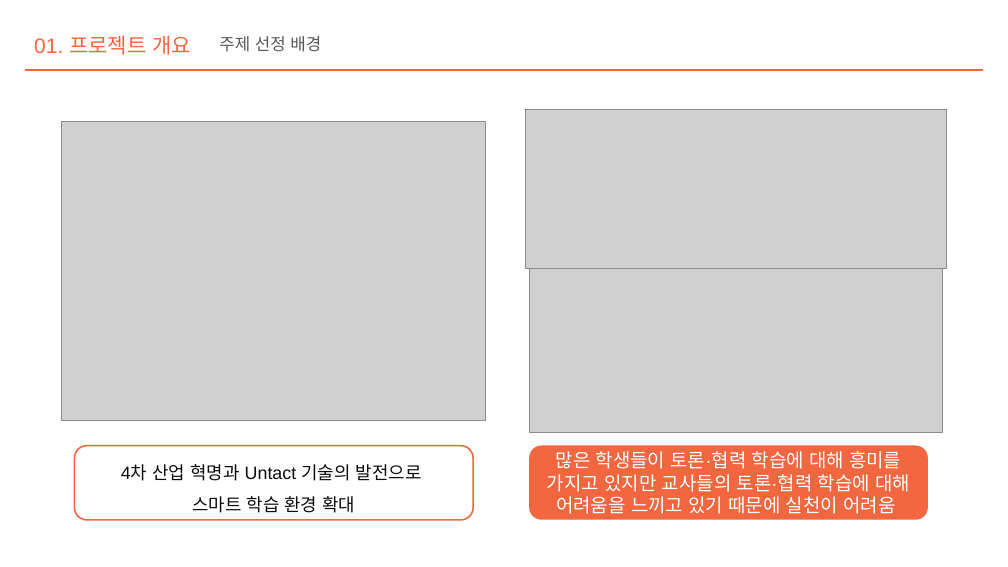
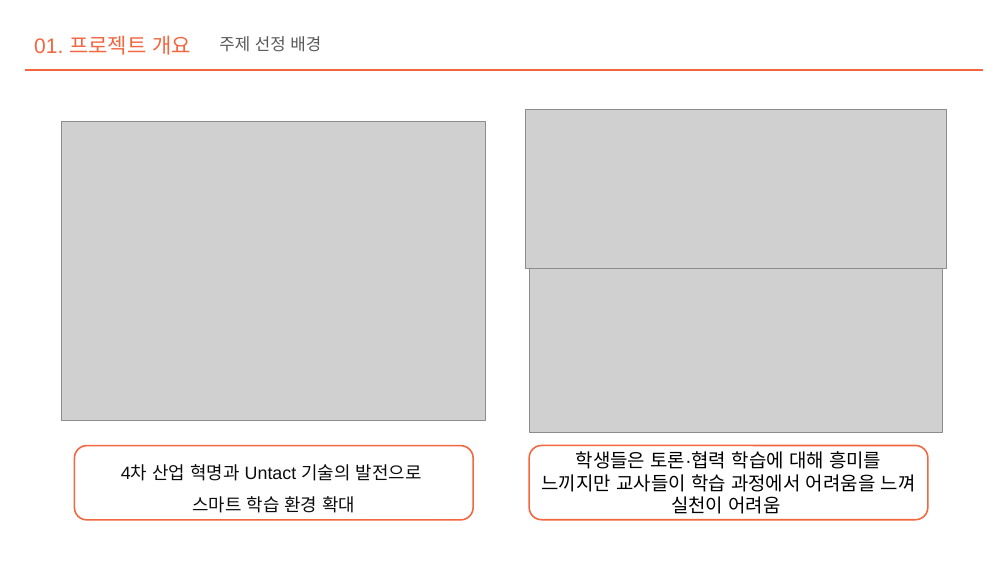
Before and after one commit to YeJinHong/Agora, a slide deck: slide 4 of 산출물/프로젝트관리/중간발표/RestContent_v0.2.pptx. Drawn at 1008x567 pixels with LibreOffice and Linux fonts; fonts in the diff are those of the drawing; grey boxes stand for pictures. Boxes give left, top, right and bottom in pixels: in the first picture for what was removed or moved away, otherwise in the second. Text is boxed around its words. In the diff, an @@ line names an element or a change of style, - is before the commit and + after.

```diff
--- a/산출물/프로젝트관리/중간발표/RestContent_v0.2.pptx
+++ b/산출물/프로젝트관리/중간발표/RestContent_v0.2.pptx
@@ rounded rectangle "학생들은 토론·협력 학습에 대해 흥미를 ..." at bbox=[529, 445, 928, 520]: fill #F26640 to none; outline none to #F26640 1.5 pt @@
@@ text in rounded rectangle at bbox=[541, 451, 916, 514]: text changed; text colour #FFFFFF to #000000 @@
-많은 학생들이 토론·협력 학습에 대해 흥미를 가지고 있지만 교사들의 토론·협력 학습에 대해 어려움을 느끼고 있기 때문에 실천이 어려움
+학생들은 토론·협력 학습에 대해 흥미를 느끼지만 교사들이 학습 과정에서 어려움을 느껴 실천이 어려움
```
Also in this commit, not shown: 1 other slide changed, 1 slide added, 1 other file.
